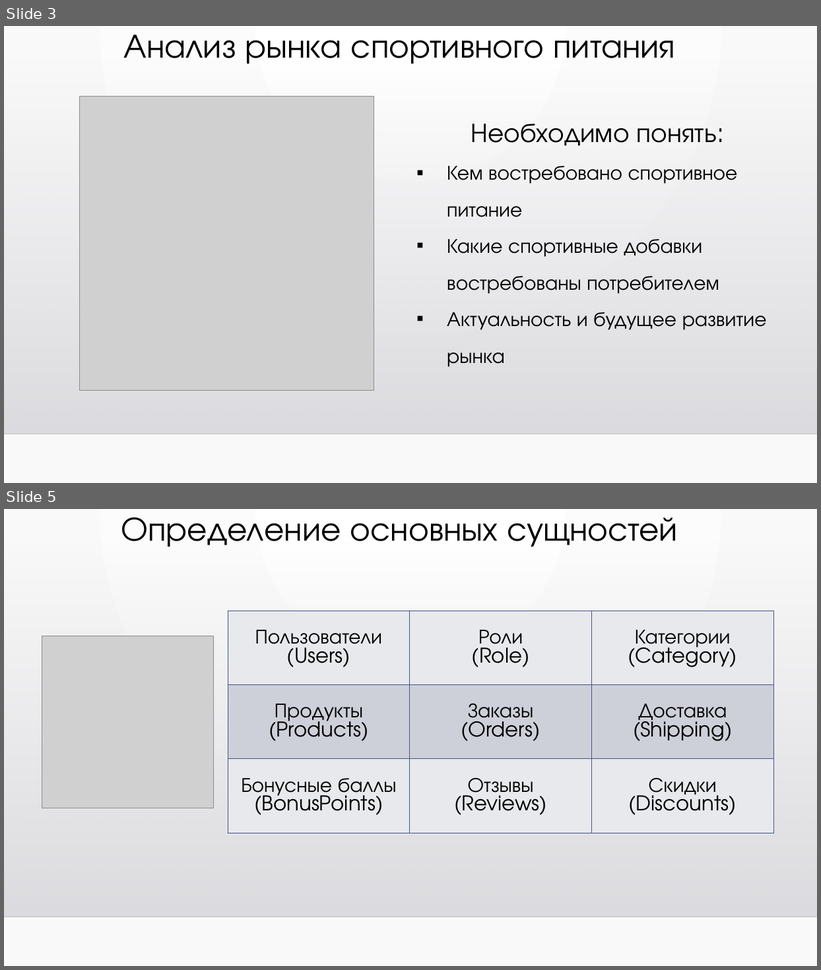
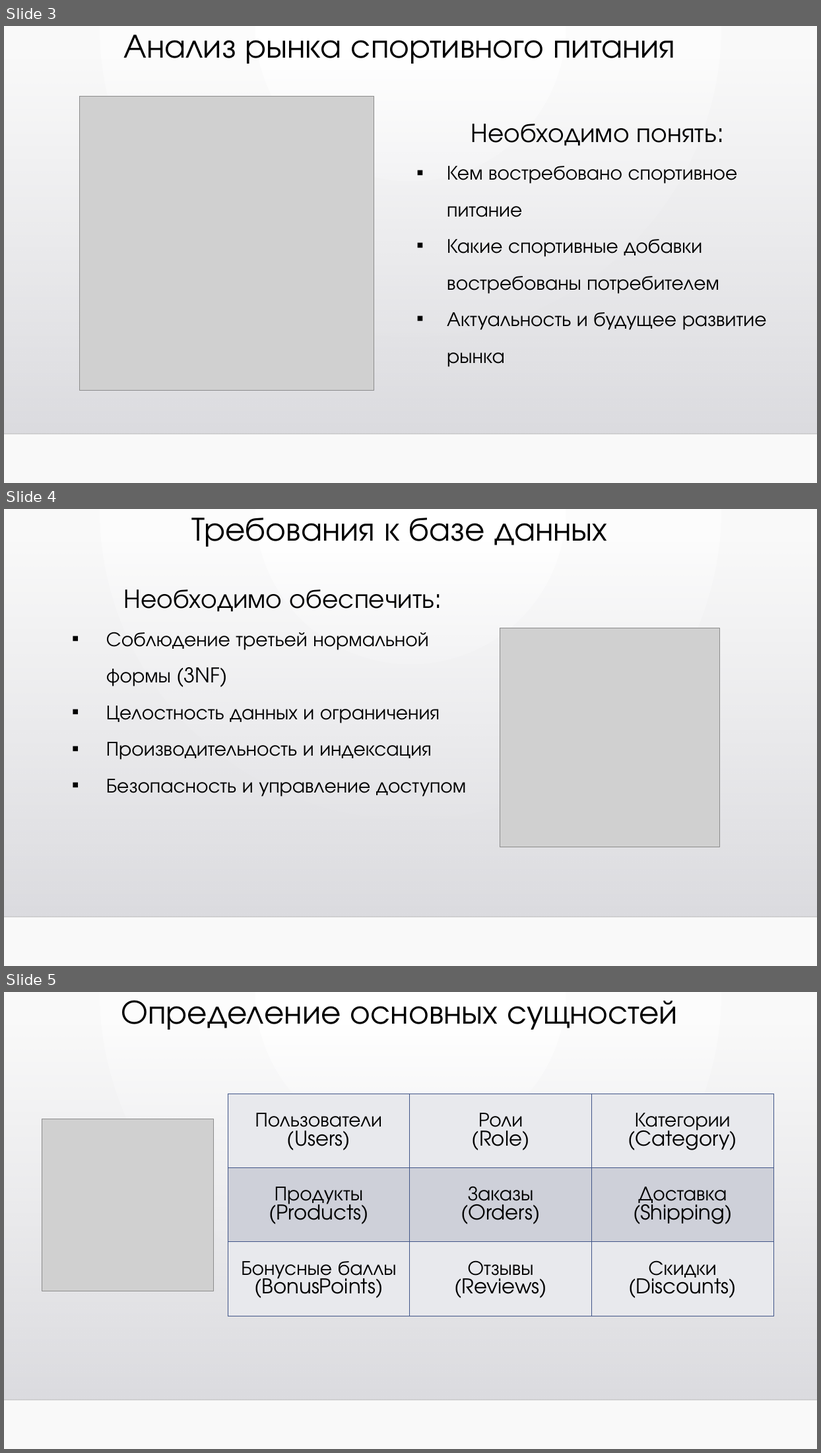
Before and after one commit to TommyHellANiggets/MyProjectBD, a slide deck: Курсовой проект Акулов П.А..pptx. Shown one above the other, each under a label of ours: slides 3 and 5 before the commit, slides 3, 4 and 5 after it; the slides between them are not shown. The pictures are 821x970 and 821x1453 pixels, drawn with LibreOffice and Linux fonts; fonts in the diff are those of the drawing; grey boxes stand for pictures; background and template pictures are left out. Boxes give left, top, right and bottom in pixels: in the first picture for what was removed or moved away, otherwise in the second. Text is boxed around its words. In the diff, an @@ line names an element or a change of style, - is before the commit and + after.

```diff
--- a/Курсовой проект Акулов П.А..pptx
+++ b/Курсовой проект Акулов П.А..pptx
@@ slide 4 added at (x1=4, y1=509, x2=817, y2=966), background gradient #FFFFFF to #FAFAFA; not listed: 2 template elements that a slide beside it also shows @@
@@ title added at (x1=192, y1=518, x2=607, y2=547), 40 pt, text #000000 @@
+Требования к базе данных
@@ text added at (x1=106, y1=590, x2=466, y2=797), 24 pt, text #000000 @@
+Необходимо обеспечить:
+▪ Соблюдение третьей нормальной формы (3NF)
+▪ Целостность данных и ограничения
+▪ Производительность и индексация
+▪ Безопасность и управление доступом
@@ picture added at (x1=500, y1=628, x2=720, y2=848) @@
```
Also in this commit, not shown: 1 slide removed.
